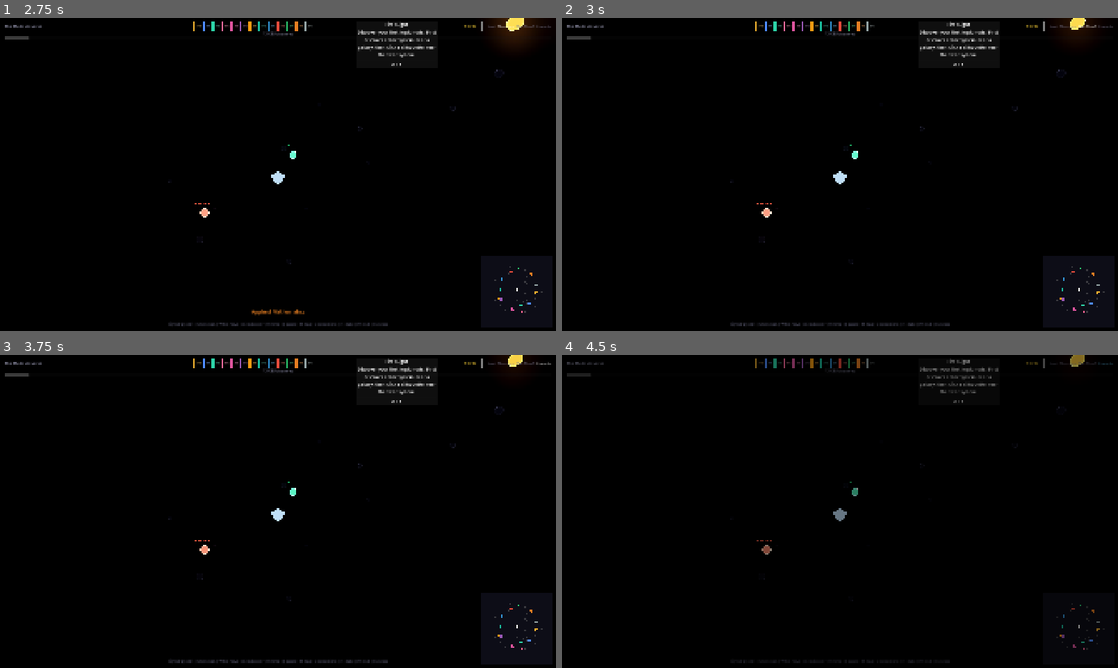
Above: before the commit, frames 1-4 (two rows, left to right).
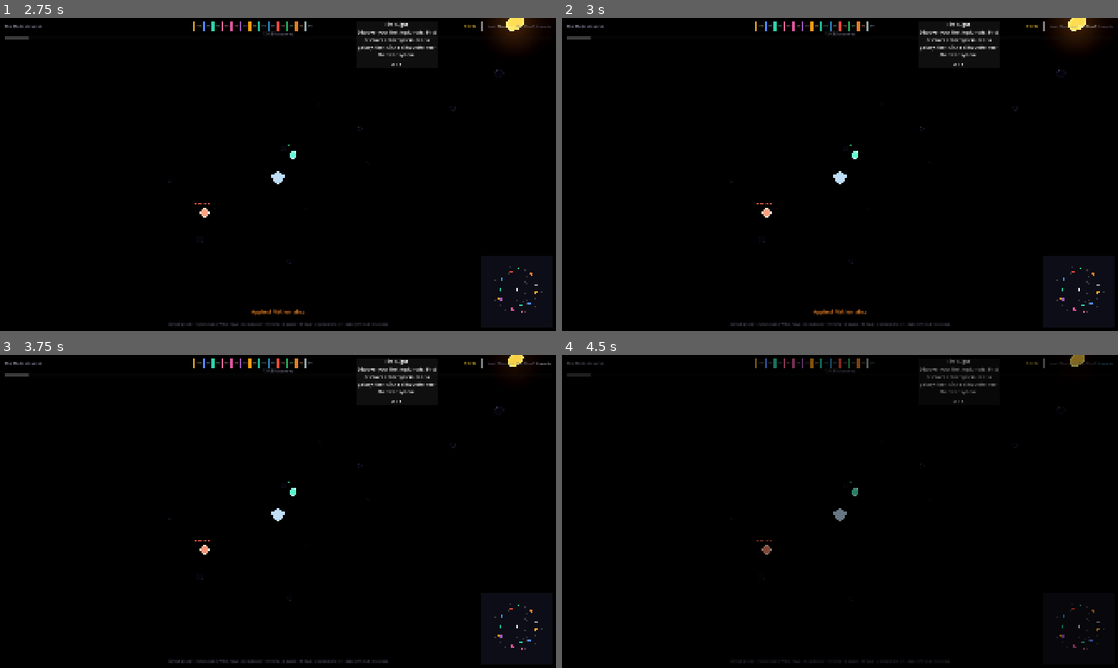
Above: after the commit, the same moments.

Repository: TimWinkler/TheMathUniverse
Game: Godot game, scene res://scenes/lobby.tscn
Same seed, same stepped clock (60 frames per second), same inputs: the game is played once before the commit and once after it.
Inputs (mouse positions are in pixels of both pictures, inside the frame that each line leads up to):
- Up to frame 1 (2.75 s): click "Play Solo" at 0.5 s; tap Enter (chat) at 1.25 s; drag from (517, 293) to (333, 105) at 1.27 s; click "Elementary" at 2 s
- Up to frame 2 (3 s): click "High School" at 2.75 s
- Up to frame 3 (3.75 s): click "University" at 3.5 s
- Up to frame 4 (4.5 s): tap F9 (reset_progress) at 4.25 s; drag from (728, 527) to (812, 574) at 4.27 s

Frame 1 is identical in both runs. In frame 2, 0.1% of the frame differs, in the area x 45-95%, y 0-96%; in frame 3, less than 0.1%; in frame 4, nothing differs.

Commit message:
Fix node click/hover detection in web export
Add screen-space proximity fallback when physics raycasting fails,
which can happen in single-threaded web exports. Projects all visible
node positions to screen coordinates and picks the nearest match.

Co-Authored-By: Claude Opus 4.6 <noreply@anthropic.com>

Diff:
--- a/scripts/universe/camera_controller.gd
+++ b/scripts/universe/camera_controller.gd
@@ -168,23 +168,29 @@
 	var space := get_world_3d().direct_space_state
 	var query := PhysicsRayQueryParameters3D.create(from, to, 2)
 	var result := space.intersect_ray(query)
+	var node_base: MathNodeBase = null
 	if result.size() > 0:
 		var collider = result["collider"]
-		var node_base := (collider.get_parent() as MathNodeBase)
-		if node_base:
-			node_base.on_click()
-			emit_signal("node_clicked", node_base.node_id)
-			# Only fly camera to node in free-camera mode
-			if not _follow_mode:
-				var fly_dist := 15.0
-				match node_base.node_level:
-					"domain":
-						fly_dist = 50.0
-					"subdomain":
-						fly_dist = 25.0
-					"topic":
-						fly_dist = 12.0
-				fly_to(node_base.global_position, fly_dist)
+		node_base = collider.get_parent() as MathNodeBase
+
+	# Fallback: screen-space proximity detection (physics raycast can fail in web exports)
+	if node_base == null:
+		node_base = _find_nearest_node_at_screen(event.position)
+
+	if node_base:
+		node_base.on_click()
+		emit_signal("node_clicked", node_base.node_id)
+		# Only fly camera to node in free-camera mode
+		if not _follow_mode:
+			var fly_dist := 15.0
+			match node_base.node_level:
+				"domain":
+					fly_dist = 50.0
+				"subdomain":
+					fly_dist = 25.0
+				"topic":
+					fly_dist = 12.0
+			fly_to(node_base.global_position, fly_dist)
 
 
 func _raycast_hover() -> void:
@@ -196,22 +202,54 @@
 	var space := get_world_3d().direct_space_state
 	var query := PhysicsRayQueryParameters3D.create(from, to, 2)
 	var result := space.intersect_ray(query)
+	var node_base: MathNodeBase = null
 
 	if result.size() > 0:
 		var collider = result["collider"]
-		var node_base := (collider.get_parent() as MathNodeBase)
-		if node_base:
-			if _last_hovered_id != node_base.node_id:
-				# Unhover previous node
-				_clear_hover()
-				node_base.set_hovered(true)
-				_last_hovered_id = node_base.node_id
-				_last_hovered_node = node_base
-				emit_signal("node_hovered", node_base.node_id)
-			return
+		node_base = collider.get_parent() as MathNodeBase
+
+	# Fallback: screen-space proximity detection
+	if node_base == null:
+		node_base = _find_nearest_node_at_screen(mouse_pos)
+
+	if node_base:
+		if _last_hovered_id != node_base.node_id:
+			_clear_hover()
+			node_base.set_hovered(true)
+			_last_hovered_id = node_base.node_id
+			_last_hovered_node = node_base
+			emit_signal("node_hovered", node_base.node_id)
+		return
 
 	# Nothing hovered
 	_clear_hover()
+
+
+func _find_nearest_node_at_screen(screen_pos: Vector2) -> MathNodeBase:
+	var um = get_parent() as UniverseManager
+	if um == null:
+		return null
+	var best_node: MathNodeBase = null
+	var best_dist := INF
+	for instance in um.get_all_node_instances().values():
+		var nb = instance as MathNodeBase
+		if nb == null or not nb.visible:
+			continue
+		if camera.is_position_behind(nb.global_position):
+			continue
+		var sp := camera.unproject_position(nb.global_position)
+		var dist := sp.distance_to(screen_pos)
+		# Scale hit threshold by node level and zoom
+		var threshold := 20.0
+		match nb.node_level:
+			"domain":
+				threshold = 40.0
+			"subdomain":
+				threshold = 30.0
+		if dist < threshold and dist < best_dist:
+			best_dist = dist
+			best_node = nb
+	return best_node
 
 
 func _clear_hover() -> void:
